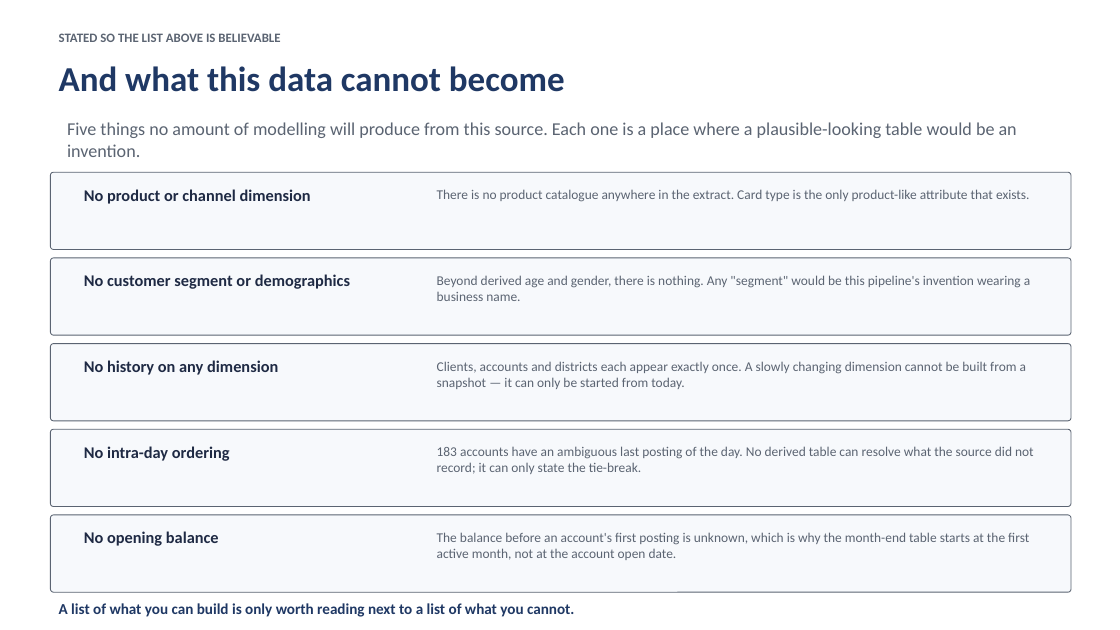
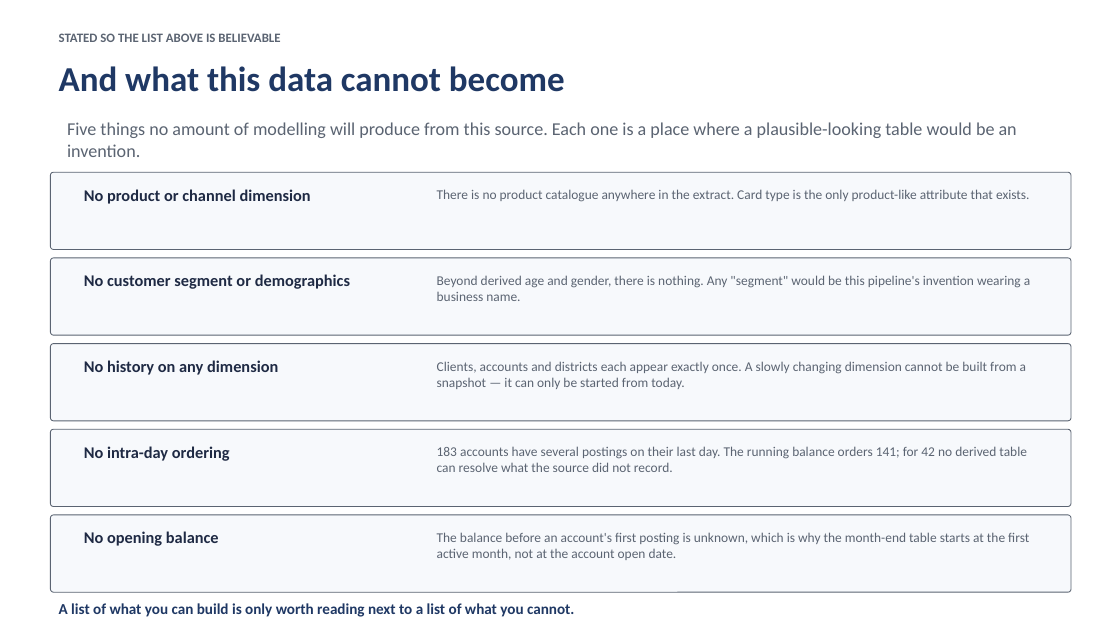
Before and after one commit to robindebruyne1234/Loan-valid-DQ, a slide deck: slide 55 of deliverables/Walkthrough_Deck.pptx. Drawn at 1120x630 pixels with LibreOffice and Linux fonts; fonts in the diff are those of the drawing. Boxes give left, top, right and bottom in pixels: in the first picture for what was removed or moved away, otherwise in the second. Text is boxed around its words. In the diff, an @@ line names an element or a change of style, - is before the commit and + after.

```diff
--- a/deliverables/Walkthrough_Deck.pptx
+++ b/deliverables/Walkthrough_Deck.pptx
@@ text at [437, 446, 1027, 472]: text changed @@
-183 accounts have an ambiguous last posting of the day. No derived table can resolve what the source did not record; it can only state the tie-break.
+183 accounts have several postings on their last day. The running balance orders 141; for 42 no derived table can resolve what the source did not record.
```
Also in this commit, not shown: 3 other slides changed, 35 other files.
